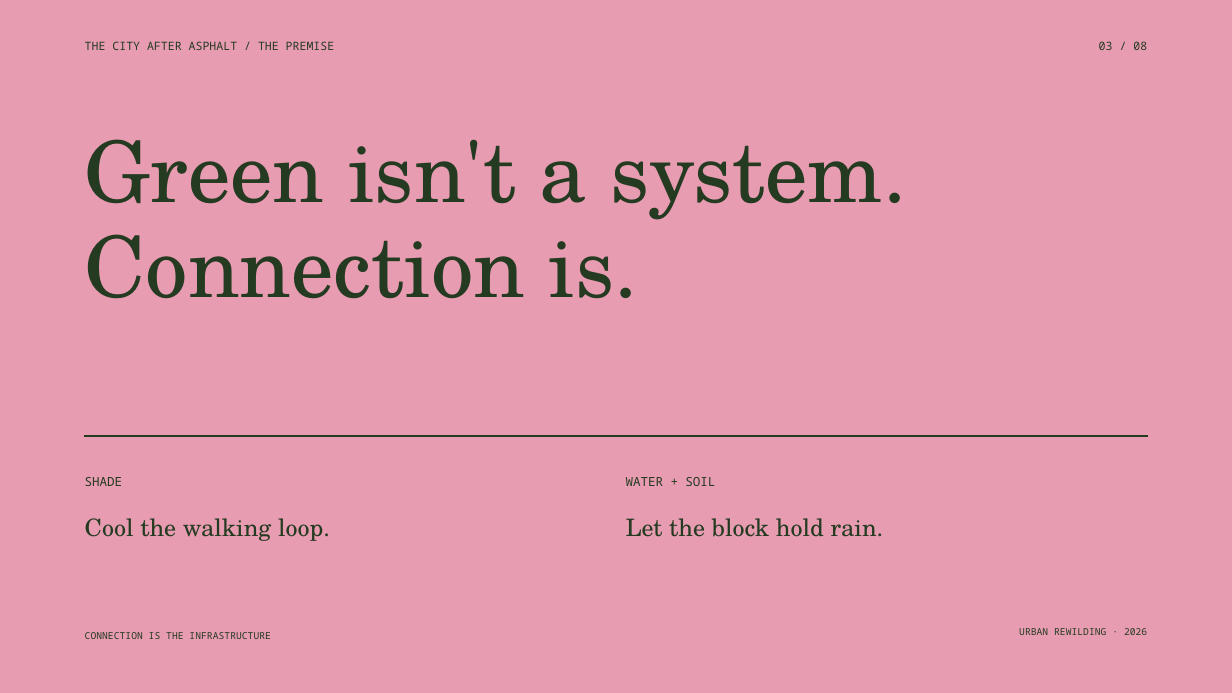
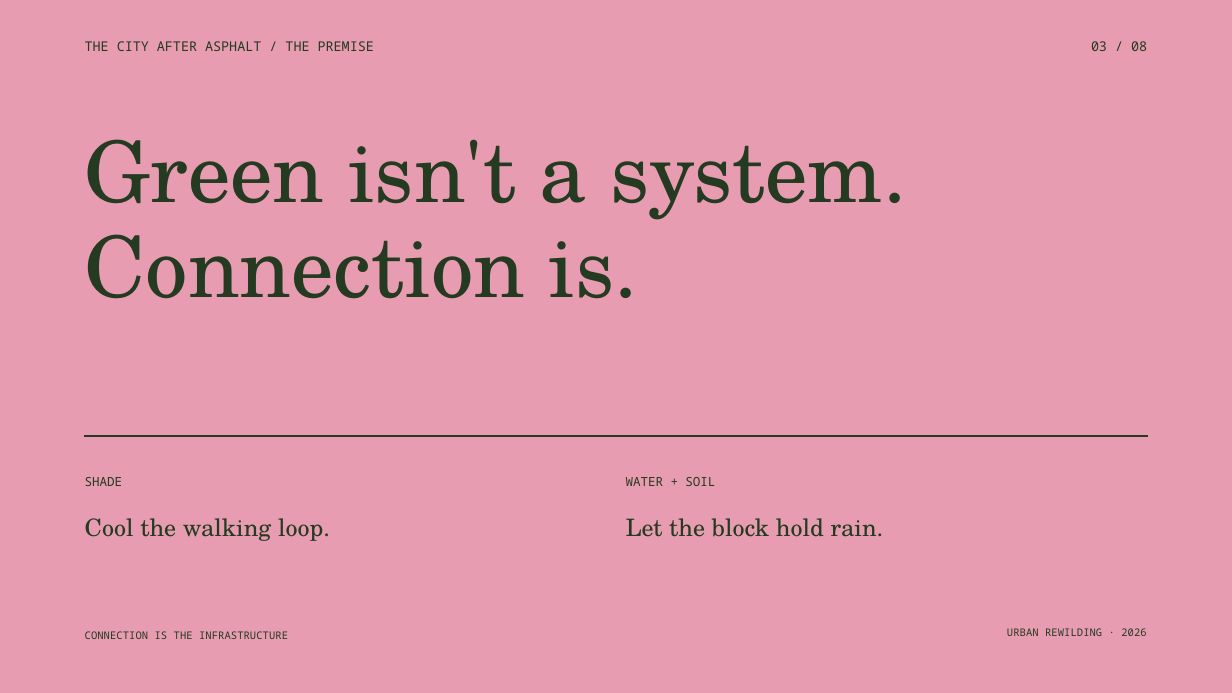
Before and after one commit to sadmann7/pptx, a slide deck: slide 3 of apps/video/public/the-city-after-asphalt-editorial-forest.pptx. Drawn at 1232x693 pixels with LibreOffice and Linux fonts; fonts in the diff are those of the drawing. Boxes give left, top, right and bottom in pixels: in the first picture for what was removed or moved away, otherwise in the second. Text is boxed around its words. In the diff, an @@ line names an element or a change of style, - is before the commit and + after.

```diff
--- a/apps/video/public/the-city-after-asphalt-editorial-forest.pptx
+++ b/apps/video/public/the-city-after-asphalt-editorial-forest.pptx
@@ text "THE CITY AFTER ASPHALT / ..." at [85,41,374,51]: size 9 to 10.5 pt @@
@@ text "03 / 08" at [1091,41,1147,51]: size 9 to 10.5 pt @@
@@ text "CONNECTION IS THE INFRASTRUCTURE" at [85,631,288,639]: size 7.5 to 8.2 pt @@
@@ text "URBAN REWILDING · 2026" at [1007,628,1146,636]: size 7.5 to 8.2 pt @@
```
Also in this commit, not shown: 7 other slides changed.
